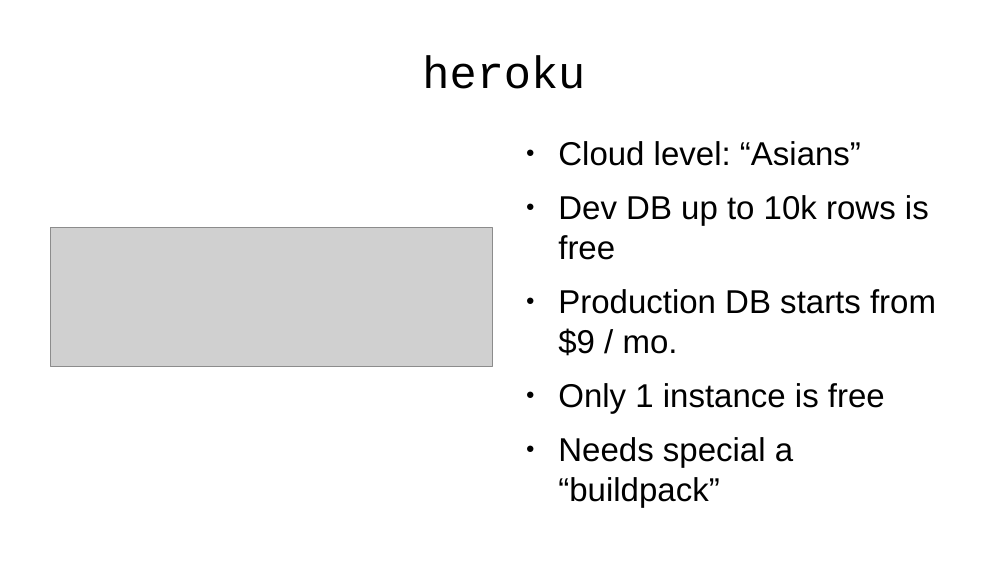
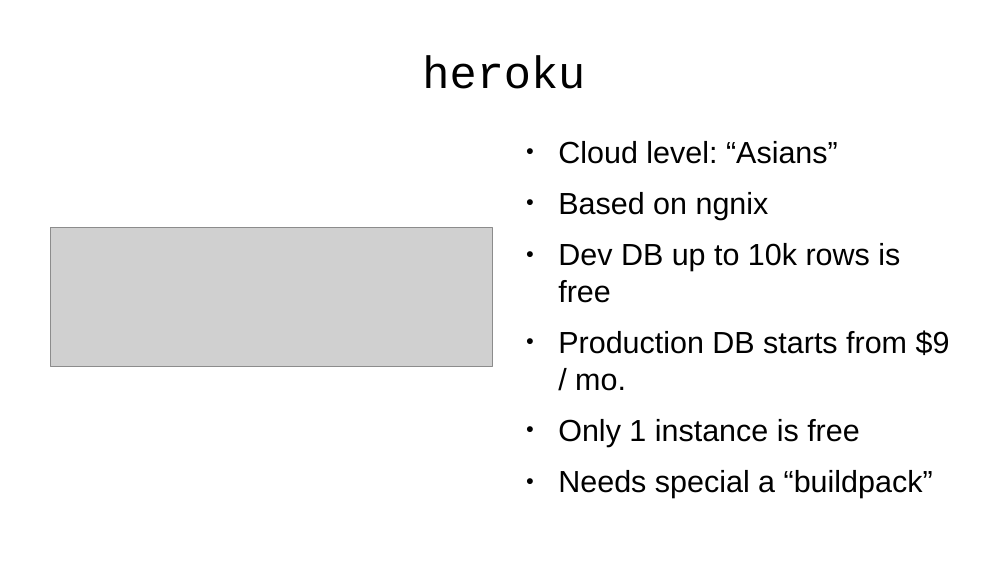
Before and after one commit to emgiezet/meetphp-8, a slide deck: slide 9 of presentation/presentation.odp. Drawn at 1008x567 pixels with LibreOffice and Linux fonts; fonts in the diff are those of the drawing; grey boxes stand for pictures; background and template pictures are left out. Boxes give left, top, right and bottom in pixels: in the first picture for what was removed or moved away, otherwise in the second. Text is boxed around its words. In the diff, an @@ line names an element or a change of style, - is before the commit and + after.

```diff
--- a/presentation/presentation.odp
+++ b/presentation/presentation.odp
@@ text at [558,141,950,498]: size 26 to 24.1 pt @@
@@ text at [558,192,769,220]: paragraph added @@
+● Based on ngnix
```
Also in this commit, not shown: 3 other slides changed, 1 other file.
